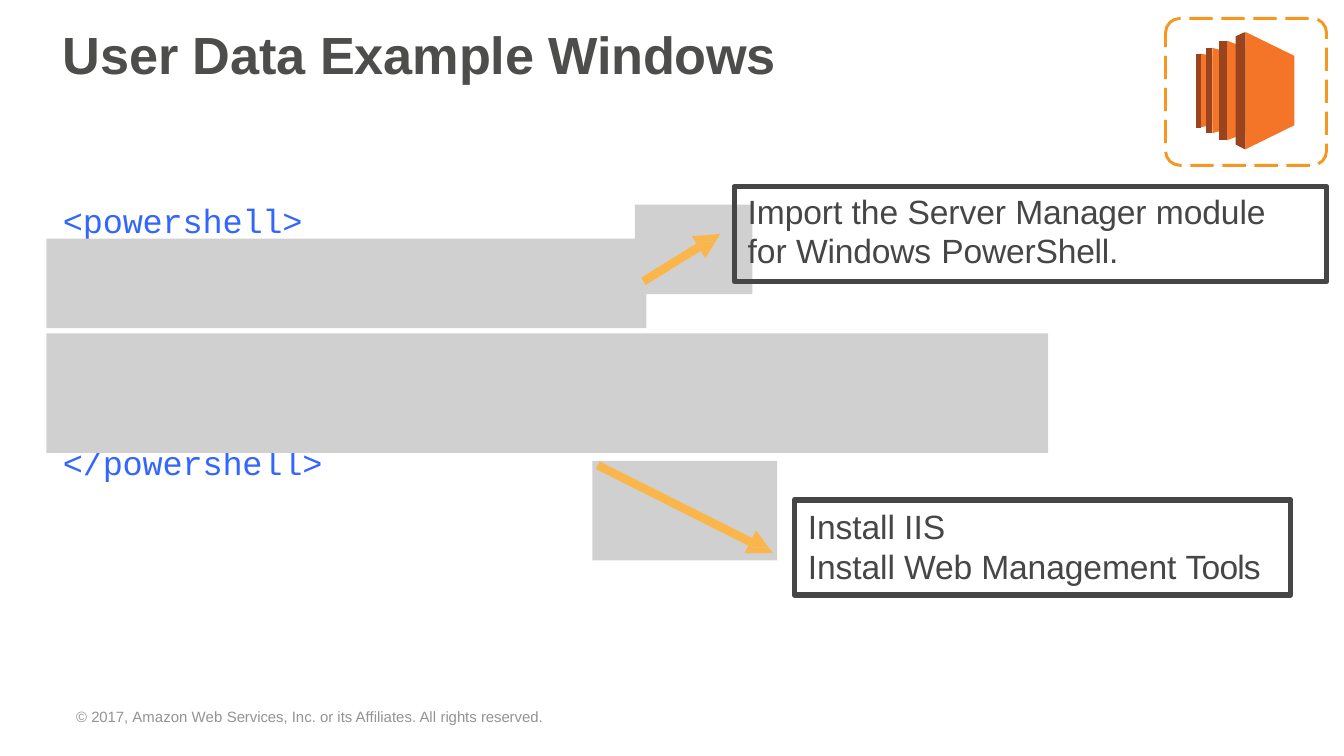
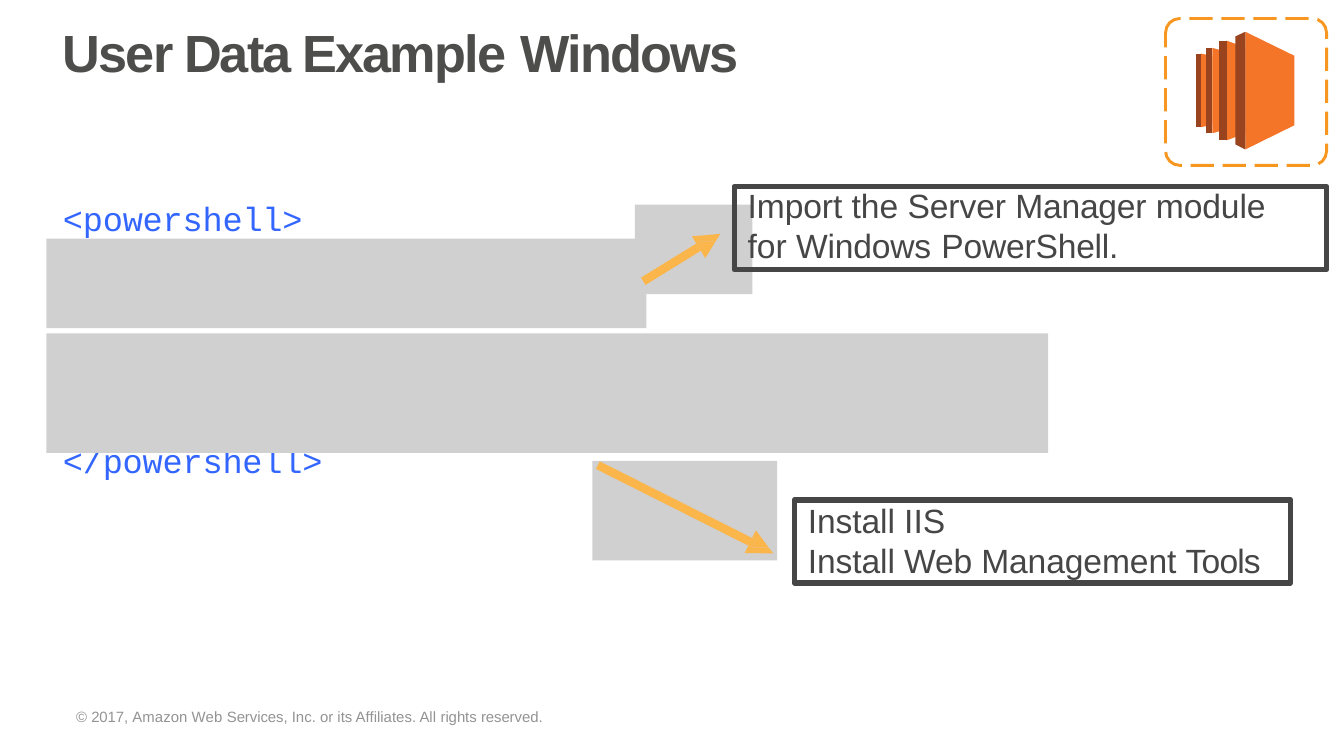
Before and after one commit to prkatta/dotraining, a slide deck: slide 33 of Session-18/AWS_Fundamentals.pptx (slide 34 before the commit). Drawn at 1344x756 pixels with LibreOffice and Linux fonts; fonts in the diff are those of the drawing; grey boxes stand for pictures; background and template pictures are left out. Boxes give left, top, right and bottom in pixels: in the first picture for what was removed or moved away, otherwise in the second. Text is boxed around its words. In the diff, an @@ line names an element or a change of style, - is before the commit and + after.

```diff
--- a/Session-18/AWS_Fundamentals.pptx
+++ b/Session-18/AWS_Fundamentals.pptx
@@ title "User Data Example Windows" at (x1=63, y1=34, x2=739, y2=82): letter spacing -0.1 to -1 pt; indent changed @@
@@ rectangle "Import the Server Manager module" resized from (x1=734, y1=187, x2=1327, y2=282) to (x1=734, y1=187, x2=1327, y2=270) @@
@@ indent changed in 4 elements at (x1=63, y1=448, x2=323, y2=480), (x1=63, y1=206, x2=303, y2=240), (x1=734, y1=187, x2=1327, y2=270), (x1=794, y1=500, x2=1290, y2=583) @@
@@ rectangle "Install IIS" resized from (x1=794, y1=500, x2=1290, y2=595) to (x1=794, y1=500, x2=1290, y2=583) @@
```
Also in this commit, not shown: 120 other slides changed, 9 slides removed.
